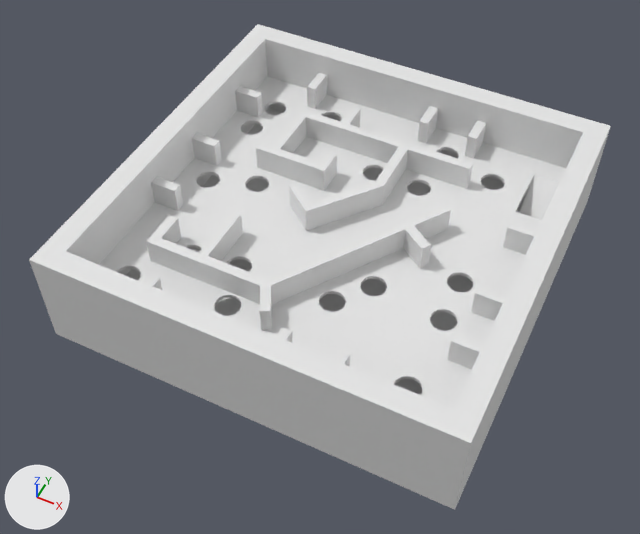
The COLLADA model assets/models/dummy1.dae as it was, and as the next commit left it.
Camera for both pictures: a 50 mm camera at (2.96, -6.43, 6.97) aimed at (-0.06, -0.4, -0.57). The axes (+X, +Y, +Z) are drawn at lower left. The lights are the same throughout. Where no turn or scale is listed for an object, it has been applied to the vertices.

The first picture shows 'frame', 'obstical'.
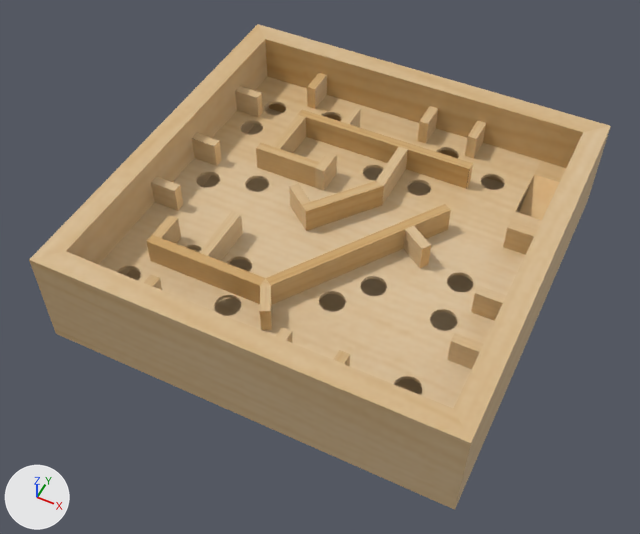
Diff of the bpy script that builds the scene:
```diff
--- a/assets/models/dummy1.dae.py
+++ b/assets/models/dummy1.dae.py
@@ img_frame_tex_png @@
+img_frame_tex_png = load_image('Frame_Tex.png', 'Frame_Tex.png', 1024, 1024, 'sRGB')
@@ img_obstical_tex_png @@
+img_obstical_tex_png = load_image('Obstical_Tex.png', 'Obstical_Tex.png', 1024, 1024, 'sRGB')
@@ mat_hindernis_rampe @@
 mat_hindernis_rampe = principled_material('Hindernis_Rampe')
-mat_hindernis_rampe.base_color = (0.8, 0.8, 0.8)  # white #e7e7e7
+mat_hindernis_rampe.texture = img_obstical_tex_png
 mat_hindernis_rampe.roughness = 0.44
@@ mat_frame @@
 mat_frame = principled_material('frame')
-mat_frame.base_color = (0.8, 0.8, 0.8)  # white #e7e7e7
+mat_frame.texture = img_frame_tex_png
 mat_frame.roughness = 0.44
```

Changed parts and their boxes (x1, y1, x2, y2) in the pictures (640 x 534 px):
'frame', surface changed (white to beige)
    both: (29, 24, 611, 510)
'obstical', surface changed (white to brown)
    both: (144, 73, 566, 369)
